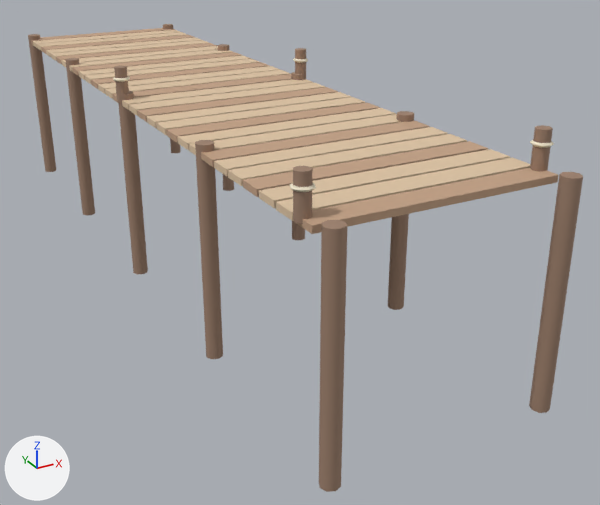
What one commit did to the glTF model assets/models/env/dock.glb.
Before and after are seen from a 50 mm camera at (-5.94, -20.96, 3.94) aimed at (1.01, -8.32, -2.37). Arrows for +X, +Y and +Z are at lower left; the lights stay in place. The older version comes first. Objects named as collision shapes, trigger or cutter boxes, shadow casters or lower levels of detail are left out. Vertices at exactly the same position are counted once.

Names of what the first picture shows: 'Dock'.
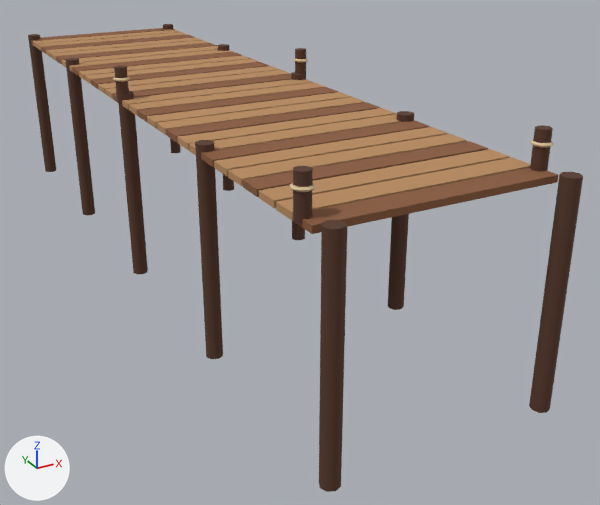
What differs and where, as boxes [x1, y1, x2, y2] in the pictures (600 x 505 px):
part 1 of me_dock, recoloured
    both: [28, 24, 583, 492]
part 2 of me_dock, recoloured
    both: [113, 58, 554, 192]
part 3 of me_dock, recoloured (beige to orange)
    both: [33, 30, 530, 221]
part 4 of me_dock, recoloured (beige to brown)
    both: [31, 28, 558, 234]

Edits to the bpy script that builds the scene:
```text
Change me_dock:
    where me_dock.from_pydata(...)  # 600 vertices, 1020 faces; spans x -1.9..1.9, y -14.14..0.2, z -2.7..1.15
    used by ob_dock; location = (0.0, 0.0, 0.0)
    me_dock part 1: 392 faces centred in x -1.85..1.85, y -14.13..0.13, z -2.7..1.15 are repainted in the vertex colours; the middle colour goes from brown #9e816d to brown #573827
    me_dock part 2: 256 faces centred in x -1.88..1.88, y -13.53..-6.87, z 0.93..0.97 are repainted in the vertex colours; the middle colour goes from pale yellow #ece2ca to beige #d6c196
    me_dock part 3: 240 faces centred in x -1.8..1.8, y -13.25..-0.25, z 0.5..0.6 are repainted in the vertex colours; the middle colour goes from beige #ddc3a3 to orange #b98b5e
    me_dock part 4: 132 faces centred in x -1.8..1.8, y -13.7..0.2, z 0.5..0.6 are repainted in the vertex colours; the middle colour goes from beige #c2a084 to brown #8a5a3b
```
